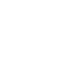
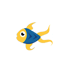
Before/after of a 71×71 layered artwork. What changed in the layer stack:
added layer "peixinho1" (2nd of 2) above "ancora" over [16, 22, 53, 51]
